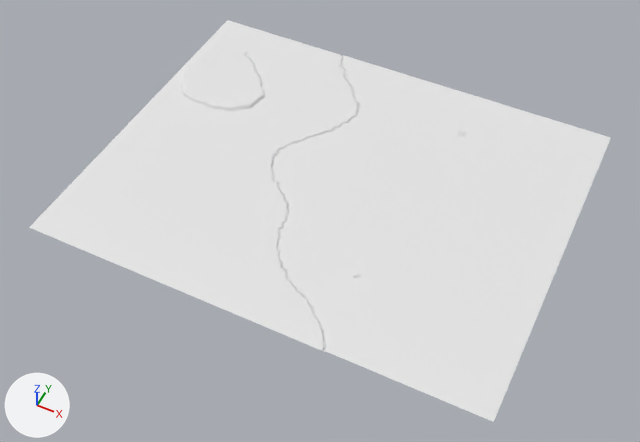
A saved change to the FBX model Assets/Art/Meshes/Landscape.fbx.
Camera for both pictures: a 50 mm lens placed at (57.3, -121.2, 137.3), pointed at (0.0, -6.5, -6.1). The lights are fixed; the arrows at lower left show +X, +Y and +Z.

Names of what the first picture shows: 'Landscape.028'.
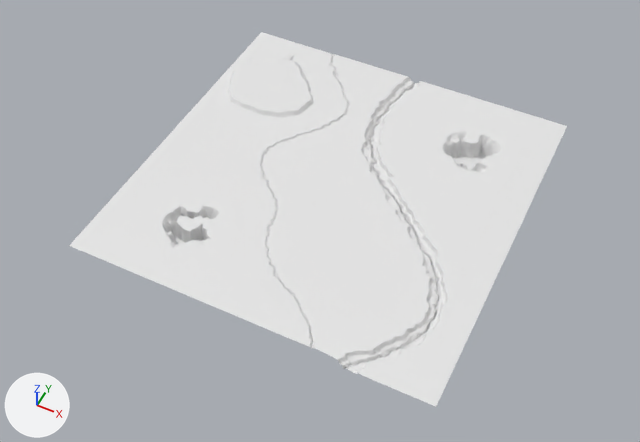
The edits, one by one:
me_landscape_028 is used by ob_landscape_028; location (0.0, 0.0, 0.0).
me_landscape_028 had 17291 vertices, 19423 faces and spanned x -50.0..50.0, y -40.1..40.1, z 0.0..1.3.
me_landscape_028 now has 80074 vertices, 79896 faces and spans x -40.0..40.0, y -41.3..40.1, z -4.0..1.0.
me_landscape_028 part 1: the loose piece of 3437 vertices spanning x -49.6..-26.1, y 7.9..32.1, z 0.2..1.3 is moved by (10.8, 3.7, -0.3).
me_landscape_028 part 2: the loose piece of 13854 vertices spanning x -50.0..50.0, y -40.1..40.1, z 0.0..0.5 is rebuilt with 76637 vertices and now spans x -40.0..40.0, y -41.3..40.1, z -4.0..0.0.

What differs and where, as boxes [x1, y1, x2, y2] in the pictures (640 x 442 px; the box of a moved part takes in the faces that stretch with it):
'Landscape.028', reshaped: before [29, 20, 611, 422]; after [69, 32, 567, 407]
part 1 of me_landscape_028, moved or reshaped: before [181, 50, 265, 111]; after [227, 54, 313, 118]
part 2 of me_landscape_028, rebuilt: before [29, 20, 611, 422]; after [69, 32, 567, 407]
